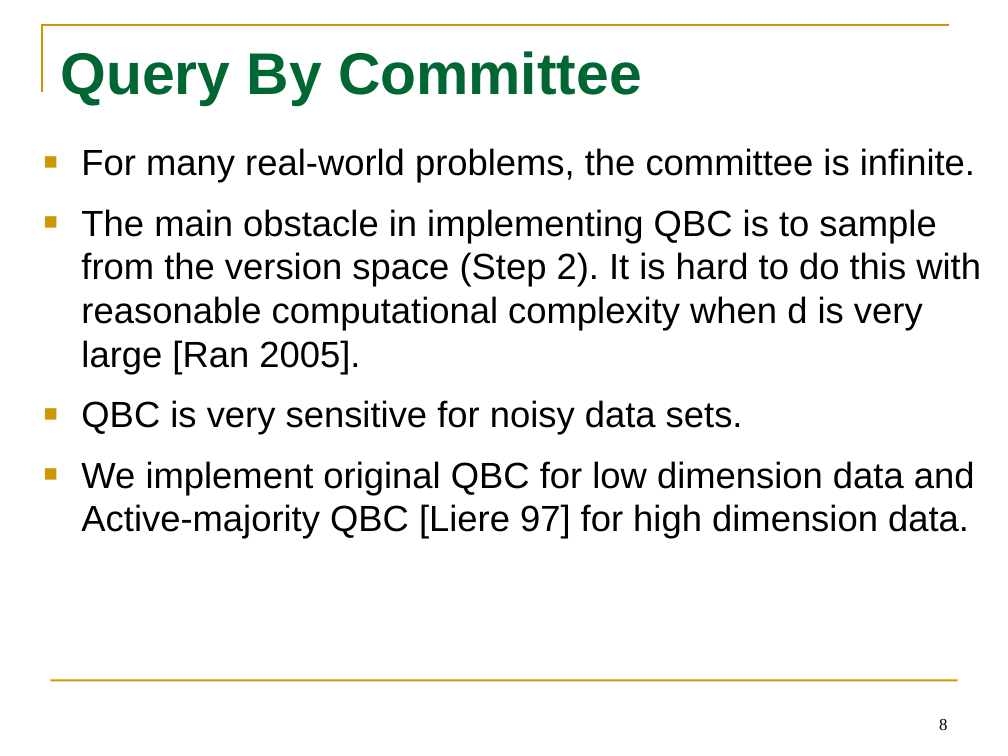
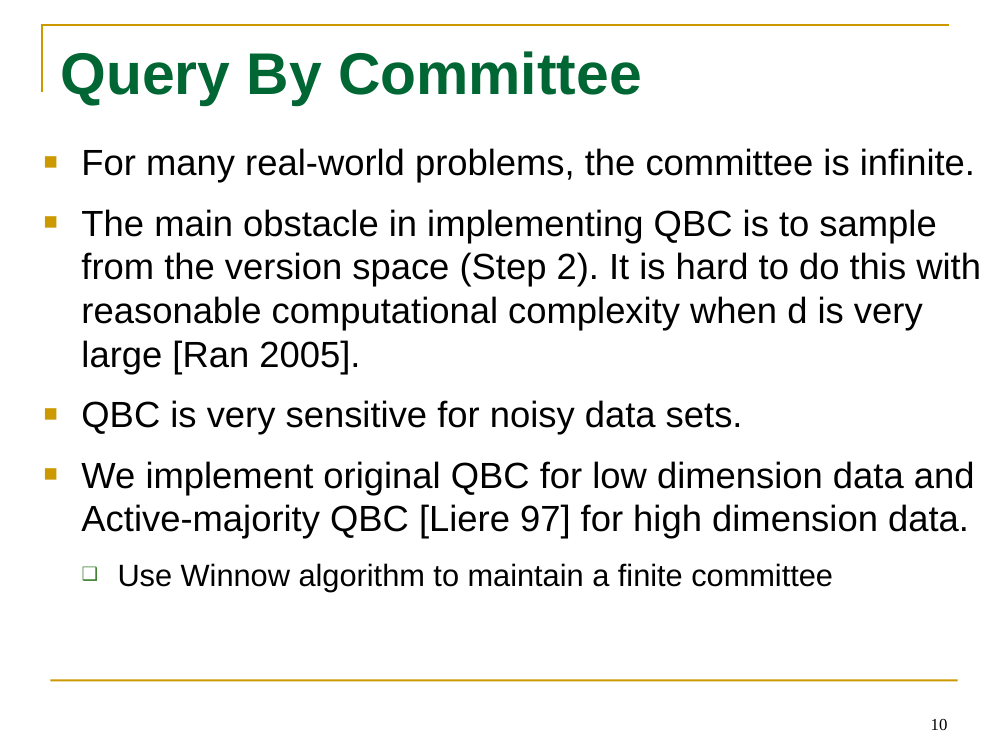
Before and after one commit to tttyy/Active-Learning, a slide deck: slide 10 of presentation/Activelearning.pptx (slide 8 before the commit). Drawn at 1008x756 pixels with LibreOffice and Linux fonts; fonts in the diff are those of the drawing. Boxes give left, top, right and bottom in pixels: in the first picture for what was removed or moved away, otherwise in the second. Text is boxed around its words. In the diff, an @@ line names an element or a change of style, - is before the commit and + after.

```diff
--- a/presentation/Activelearning.pptx
+++ b/presentation/Activelearning.pptx
@@ text at bbox=[118, 563, 833, 592]: paragraph added @@
+  ❑ Use Winnow algorithm to maintain a finite committee
@@ page number at bbox=[931, 719, 948, 730]: text changed @@
-8
+10
```
Also in this commit, not shown: 4 other slides changed, 11 slides added, 2 slides removed.
